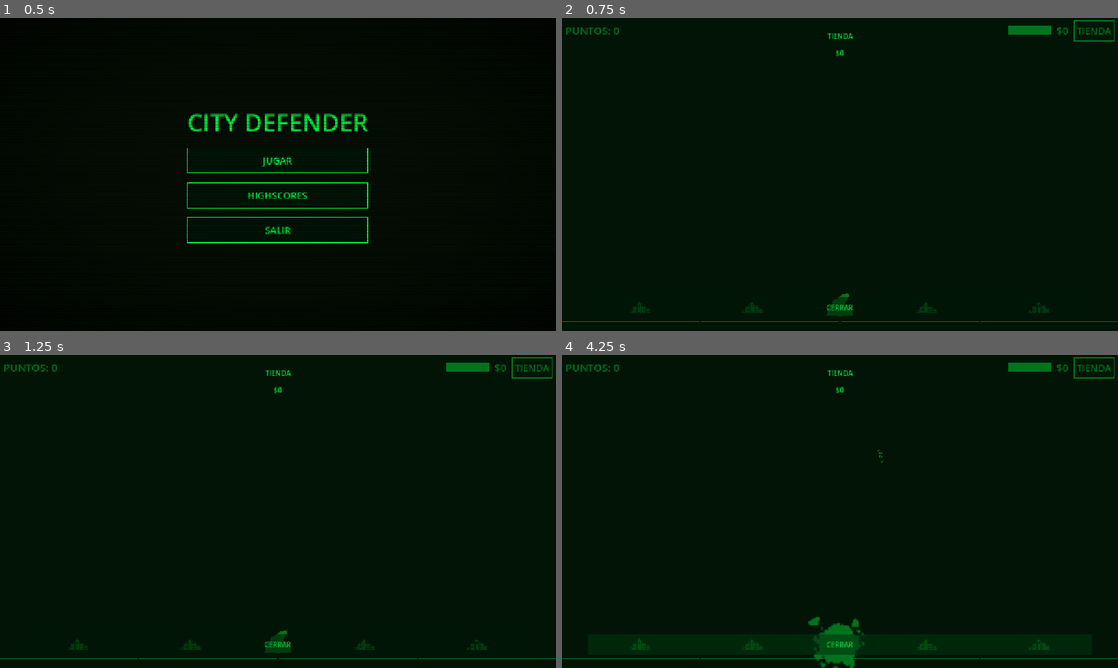
Above: before the commit, frames 1-4 (two rows, left to right).
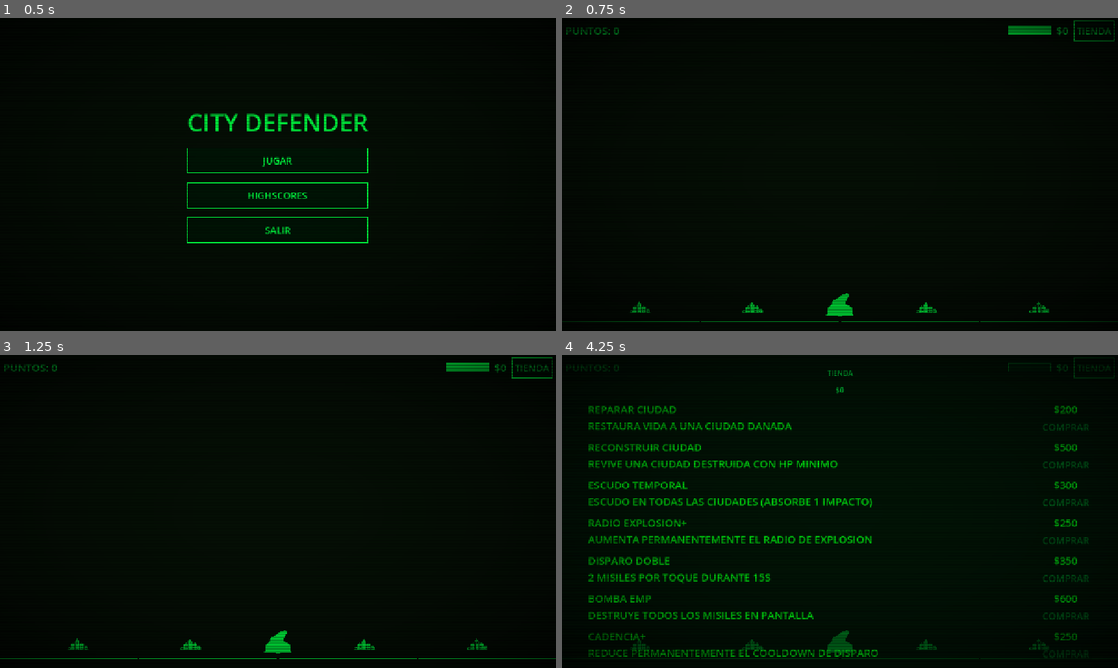
Above: after the commit, the same moments.

Repository: vpedrosa/programacion-dispositivos-moviles
Game: Godot game, scene res://scenes/screens/main_menu/main_menu.tscn
The game is run twice, just before and just after one commit, with the same random seed, the same clock (stepped at 60 frames per second) and the same inputs.
Inputs (mouse positions are in pixels of both pictures, inside the frame that each line leads up to):
- Up to frame 1 (0.5 s): no input
- Up to frame 2 (0.75 s): click "JUGAR" at 0.5 s
- Up to frame 3 (1.25 s): no input
- Up to frame 4 (4.25 s): click "TIENDA" at 1.25 s; click (840, 642) at 2 s, where only the run before the commit has a clickable "CERRAR"; click "TIENDA" at 2.75 s; click (840, 642) at 3.5 s, where only the run before the commit has a clickable "CERRAR"

Frame 1 is identical in both runs. In frame 2, 0.9% of the frame differs, in the area x 0-100%, y 0-98%; in frame 3, 0.9%; in frame 4, 12%, in the area x 0-100%, y 0-100%.
Error before the commit: Parse Error: Cannot infer the type of "path" variable because the value doesn't have a set type. (res://autoloads/audio_manager.gd:57)

Commit message:
fix: errores de GDScript en AudioManager y Shop
- audio_manager.gd: EXTENSIONS tipado como Array[String] para evitar inferencia Variant
- shop.gd: sustituye sintaxis de propiedad de escena por add_theme_constant_override()
- export_presets.cfg: activa permiso INTERNET para Firebase

Diff:
--- a/city-defender/game/city-defender/autoloads/audio_manager.gd
+++ b/city-defender/game/city-defender/autoloads/audio_manager.gd
@@ -10,7 +10,7 @@
 extends Node
 
 const SFX_DIR := "res://assets/sounds/"
-const EXTENSIONS := ["ogg", "wav", "mp3"]
+const EXTENSIONS: Array[String] = ["ogg", "wav", "mp3"]
 
 var _sfx_player: AudioStreamPlayer
 var _music_player: AudioStreamPlayer
--- a/city-defender/game/city-defender/scenes/ui/shop/shop.gd
+++ b/city-defender/game/city-defender/scenes/ui/shop/shop.gd
@@ -31,7 +31,7 @@
 		var data: Dictionary = POWERUPS[powerup_id]
 
 		var row := HBoxContainer.new()
-		row.theme_override_constants/separation = 12
+		row.add_theme_constant_override("separation", 12)
 
 		var info_box := VBoxContainer.new()
 		info_box.size_flags_horizontal = Control.SIZE_EXPAND_FILL
Not shown, changed: city-defender/game/city-defender/export_presets.cfg
